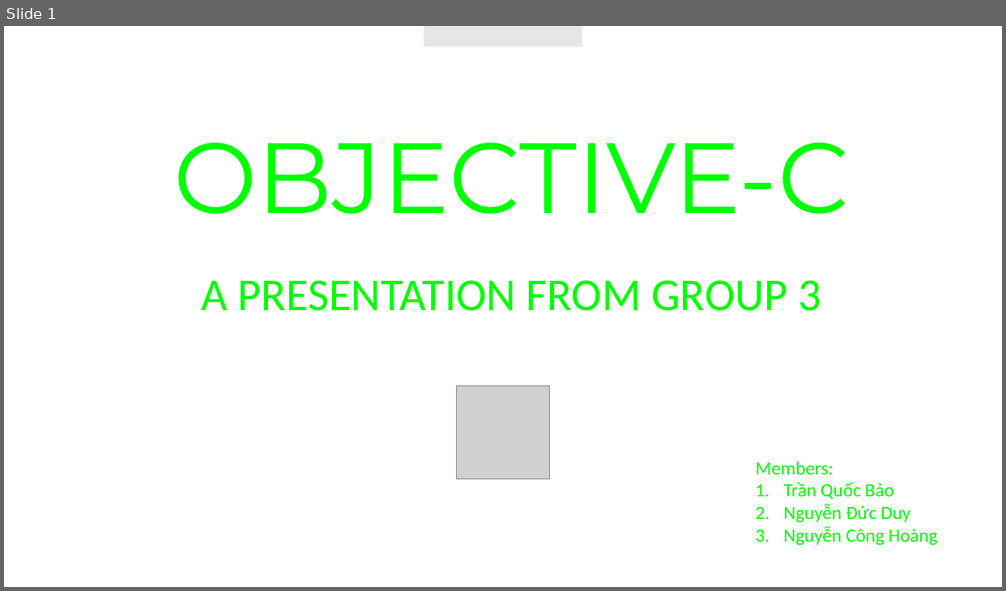
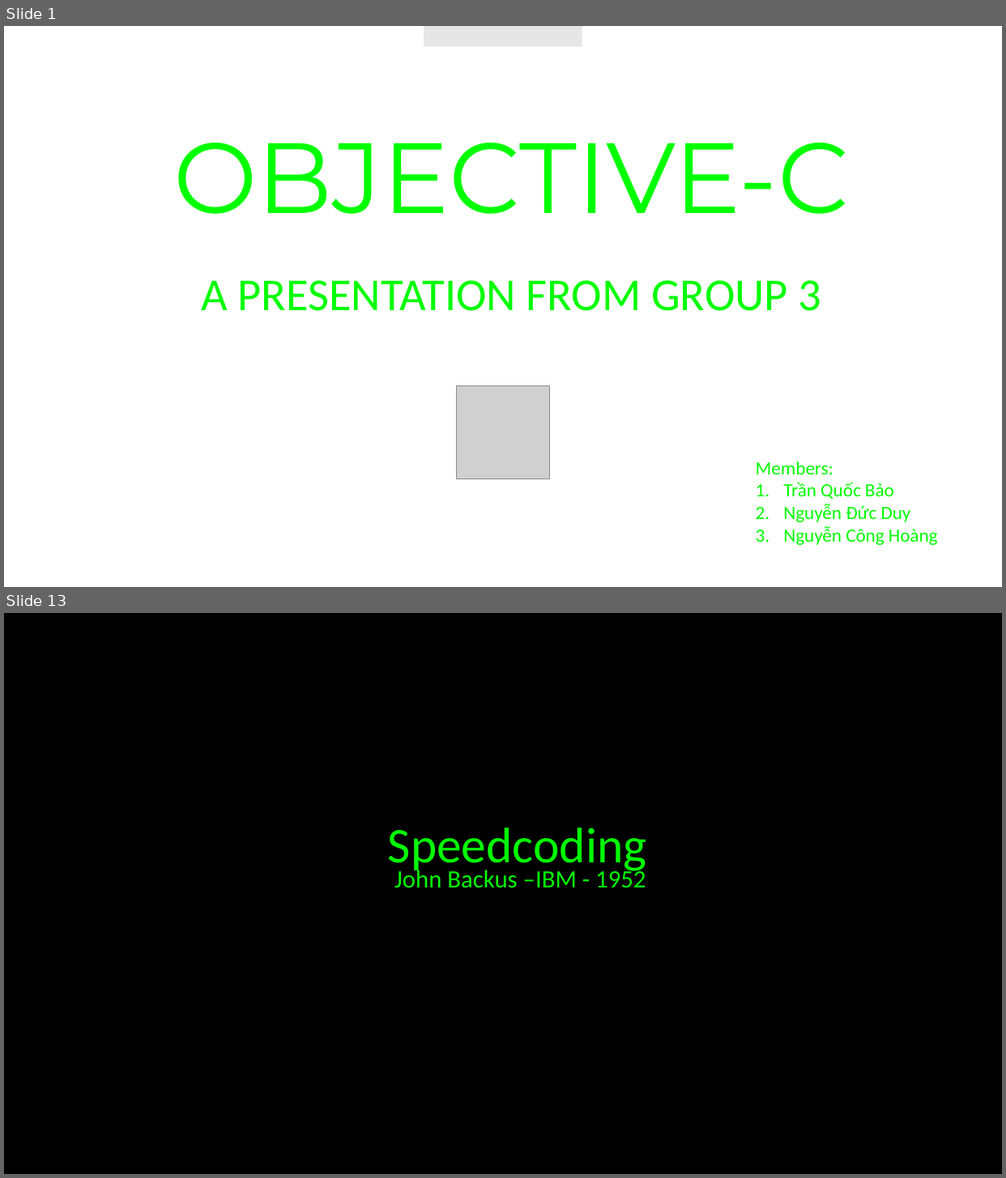
Before and after one commit to JustCodeandChill/Objective-C-presentation, a slide deck: OBJECTIVE-C.pptx. Shown one above the other, each under a label of ours: slide 1 before the commit, slides 1 and 13 after it; the slides between them are not shown. The pictures are 1006x591 and 1006x1178 pixels, drawn with LibreOffice and Linux fonts; fonts in the diff are those of the drawing; grey boxes stand for pictures; background and template pictures are left out. Boxes give left, top, right and bottom in pixels: in the first picture for what was removed or moved away, otherwise in the second. Text is boxed around its words. In the diff, an @@ line names an element or a change of style, - is before the commit and + after.

```diff
--- a/OBJECTIVE-C.pptx
+++ b/OBJECTIVE-C.pptx
@@ slide 13 added at <box>4,613,1002,1174</box>, background #000000 @@
@@ text added at <box>388,828,647,875</box>, 48 pt, text #00FF00 @@
+Speedcoding
@@ text added at <box>394,867,646,888</box>, 24 pt, text #00FF00 @@
+John Backus –IBM - 1952
```
Also in this commit, not shown: 1 slide changed, 63 other slides added.
